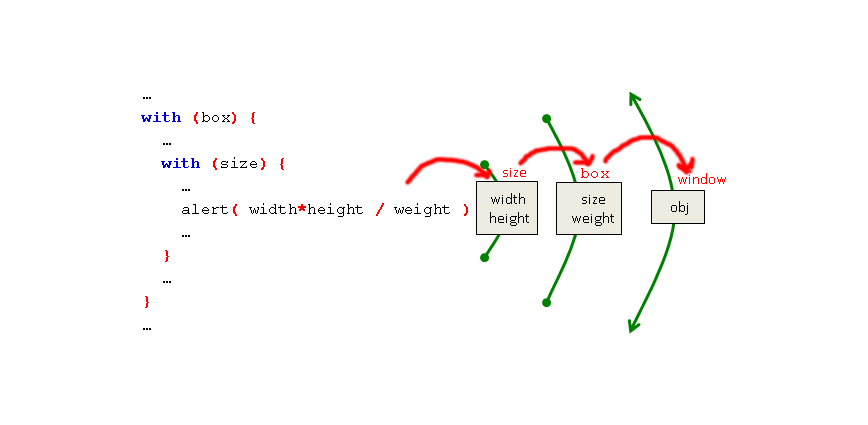
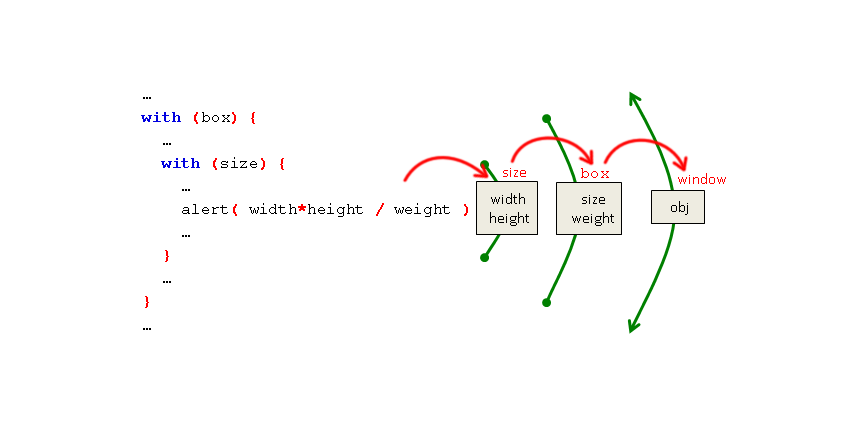
Revision of a layered 868×425 image; what changed, layer by layer:
added group "curve3" with 2 layers above "curve2" over (x1=602, y1=137, x2=689, y2=173)
added layer "arrow" (1st of 3, in "curve3") in group "curve3" over (x1=671, y1=155, x2=689, y2=173)
added layer "curve" (1st of 3, in "curve3") in group "curve3" over (x1=602, y1=137, x2=686, y2=170)
added group "curve2" with 2 layers above "curve1" over (x1=509, y1=135, x2=595, y2=166)
added layer "arrow" (2nd of 3, in "curve2") in group "curve2" over (x1=577, y1=148, x2=595, y2=166)
added layer "curve" (2nd of 3, in "curve2") in group "curve2" over (x1=509, y1=135, x2=593, y2=165)
added group "curve1" with 2 layers above "Layer 2" over (x1=402, y1=155, x2=490, y2=184)
added layer "arrow" (3rd of 3, in "curve1") in group "curve1" over (x1=471, y1=162, x2=490, y2=180)
added layer "curve" (3rd of 3, in "curve1") in group "curve1" over (x1=402, y1=155, x2=487, y2=184)
hid "Layer 2" over (x1=403, y1=133, x2=697, y2=187)
